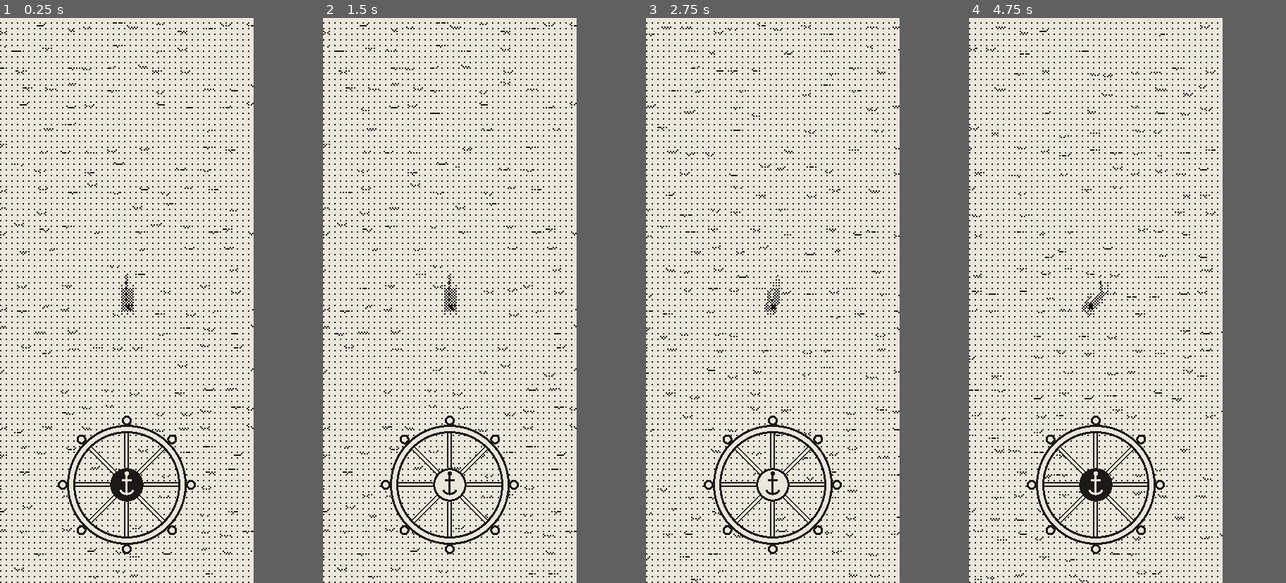
Above: before the commit, frames 1-4 (left to right).
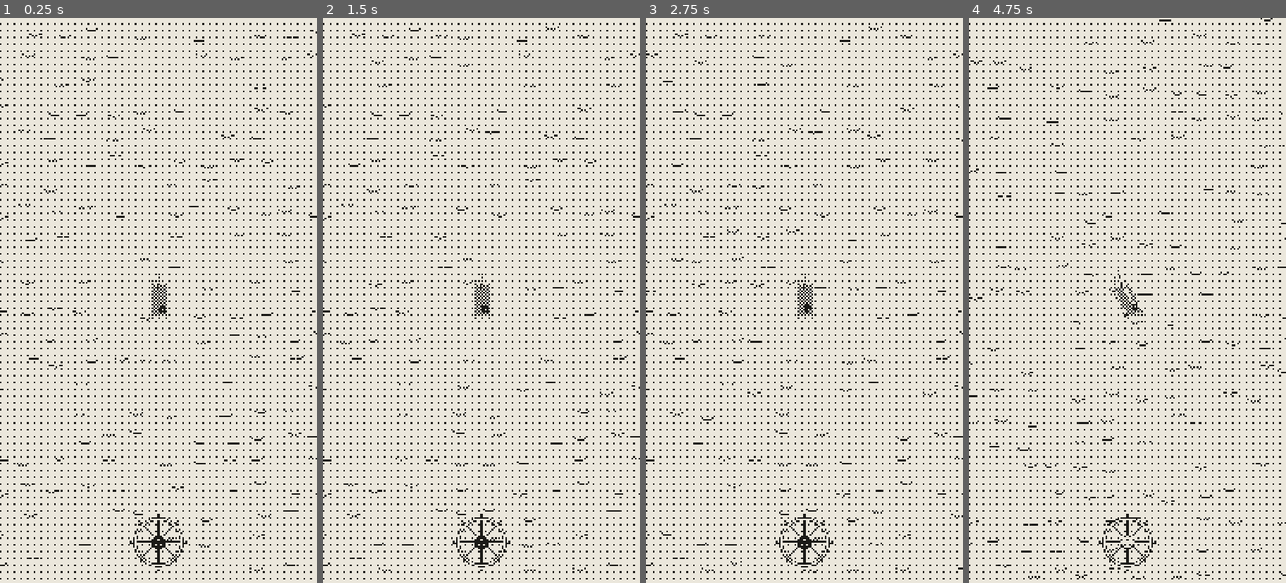
Above: after the commit, the same moments.

Repository: EnricoLabarile/Sail
Game: Godot game, scene res://Assets/Scenes/Overworld.tscn
The game is run twice, just before and just after one commit, with the same random seed, the same clock (stepped at 60 frames per second) and the same inputs.
Inputs (mouse positions are in pixels of both pictures, inside the frame that each line leads up to):
- Up to frame 1 (0.25 s): no input
- Up to frame 2 (1.5 s): tap Enter (ui_accept) at 0.5, 1.25 s; drag from (449, 486) to (475, 176) at 0.52 s; drag from (399, 328) to (437, 413) at 1.27 s
- Up to frame 3 (2.75 s): move the mouse to (798, 176) at 2.02 s; hold Right (ui_right) from 2.03 s (still down)
- Up to frame 4 (4.75 s): release Right (ui_right) at 2.75 s; drag from (1083, 413) to (1019, 215) at 2.77 s; move the mouse to (1171, 385) at 3.52 s; hold Left (ui_left) 3.53-4.25 s; tap Enter (ui_accept) at 3.77 s; drag from (1019, 215) to (1057, 159) at 4.27 s
In our replay, the window is 360x800 before the commit and 450x800 after it. These sizes can differ from the game's own. Grey fills any space a smaller window leaves; there, only what the larger window draws over its background counts as a difference.

The runs differ from the first frame. In frame 1, 14% of the frame differs, in the area x 0-100%, y 0-100%; in frame 2, 14%; in frame 3, 14%; in frame 4, 14%.

Commit message:
shader tweaks

Diff:
--- a/Assets/Post_Process/dither/dither.gdshader
+++ b/Assets/Post_Process/dither/dither.gdshader
@@ -5,7 +5,7 @@
 uniform sampler2D screen_tex : hint_screen_texture, filter_nearest;
 uniform vec4 paper_color : source_color = vec4(0.922, 0.906, 0.863, 1.0); // #ebe7dc
 uniform vec4 ink_color : source_color = vec4(0.106, 0.102, 0.090, 1.0);   // #1b1a17
-uniform float pixel_size : hint_range(1.0, 8.0, 1.0) = 2.0; // screen pixels per game pixel (the grain)
+uniform float pixel_size : hint_range(1.0, 8.0, 1.0) = 1.0; // screen pixels per game pixel (the grain)
 uniform float brightness : hint_range(-0.5, 0.5) = 0.0;     // shifts the greys before dithering
 uniform float contrast : hint_range(0.2, 3.0) = 1.0;
 
--- a/Assets/Post_Process/dither/dither.tscn
+++ b/Assets/Post_Process/dither/dither.tscn
@@ -1,20 +1,19 @@
-[gd_scene format=3]
+[gd_scene format=3 uid="uid://bba4hwropmrh4"]
 
 [ext_resource type="Shader" uid="uid://c5kqsxs38t588" path="res://Assets/Post_Process/dither/dither.gdshader" id="1_dither"]
-
 
 [sub_resource type="ShaderMaterial" id="ShaderMaterial_dither"]
 shader = ExtResource("1_dither")
 shader_parameter/paper_color = Color(0.922, 0.906, 0.863, 1)
 shader_parameter/ink_color = Color(0.106, 0.102, 0.09, 1)
-shader_parameter/pixel_size = 2.0
+shader_parameter/pixel_size = 1.0
 shader_parameter/brightness = 0.0
 shader_parameter/contrast = 1.0
 
-[node name="Dither" type="CanvasLayer"]
+[node name="Dither" type="CanvasLayer" unique_id=2123826622]
 layer = 100
 
-[node name="Screen" type="ColorRect" parent="."]
+[node name="Screen" type="ColorRect" parent="." unique_id=1253390531]
 material = SubResource("ShaderMaterial_dither")
 anchors_preset = 15
 anchor_right = 1.0
--- a/Assets/Scenes/Overworld.tscn
+++ b/Assets/Scenes/Overworld.tscn
@@ -3,17 +3,17 @@
 [ext_resource type="PackedScene" path="res://Assets/Landscape/world/sea.tscn" id="1_sea"]
 [ext_resource type="PackedScene" path="res://Assets/Boat/boat/boat.tscn" id="2_boat"]
 [ext_resource type="PackedScene" path="res://Assets/UI/helm.tscn" id="3_helm"]
-[ext_resource type="PackedScene" path="res://Assets/Post_Process/dither/dither.tscn" id="4_dither"]
+[ext_resource type="PackedScene" uid="uid://bba4hwropmrh4" path="res://Assets/Post_Process/dither/dither.tscn" id="4_dither"]
 
 [node name="Node3D" type="Node3D" unique_id=1254907948]
 
-[node name="Sun" type="DirectionalLight3D" parent="."]
+[node name="Sun" type="DirectionalLight3D" parent="." unique_id=387418916]
 transform = Transform3D(0.866, -0.354, 0.354, 0, 0.707, 0.707, -0.5, -0.612, 0.612, 0, 10, 0)
 
-[node name="Sea" parent="." instance=ExtResource("1_sea")]
+[node name="Sea" parent="." unique_id=1750240136 instance=ExtResource("1_sea")]
 
-[node name="Boat" parent="." instance=ExtResource("2_boat")]
+[node name="Boat" parent="." unique_id=1762906152 instance=ExtResource("2_boat")]
 
-[node name="Dither" parent="." instance=ExtResource("4_dither")]
+[node name="Dither" parent="." unique_id=1041423395 instance=ExtResource("4_dither")]
 
-[node name="Helm" parent="." instance=ExtResource("3_helm")]
+[node name="Helm" parent="." unique_id=1401139767 instance=ExtResource("3_helm")]
--- a/project.godot
+++ b/project.godot
@@ -16,8 +16,8 @@
 
 [display]
 
-window/size/viewport_width=360
-window/size/viewport_height=800
+window/size/viewport_width=1080
+window/size/viewport_height=1920
 window/size/window_width_override=360
 window/size/window_height_override=800
 window/stretch/mode="canvas_items"
